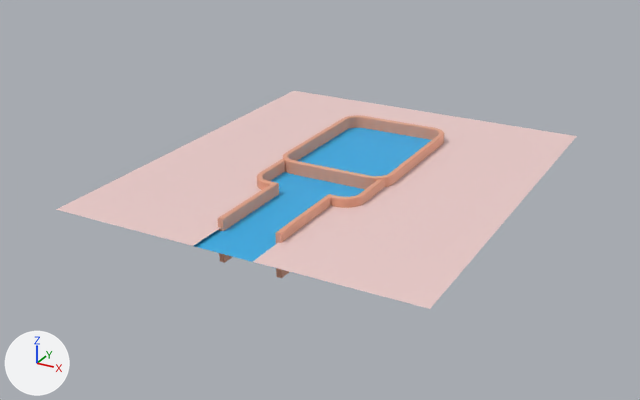
What one commit did to the FBX model Assets/Models/map_2.fbx.
Both versions are drawn from a 50 mm camera at (56.6, -109.5, 49.1) aimed at (-3.7, 0.1, -5.7). The axes (+X, +Y, +Z) are drawn at lower left. The lights are the same throughout. The first picture is the older version.

Names of what the first picture shows: 'ground_2', 'map_bot_2', 'map_top', 'water_surface'.
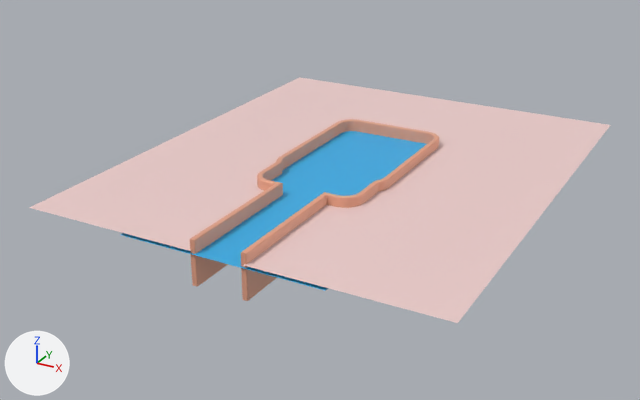
Commit message: Hai update map_2_slot

Diff of the bpy script that builds the scene:
```diff
--- a/Assets/Models/map_2.fbx.py
+++ b/Assets/Models/map_2.fbx.py
@@ me_plane @@
-me_plane.from_pydata(...)  # 4 vertices, 1 face; spans x -14.9..14.9, y -30.5..29.0, z -0.4
-me_plane.vertices[0].co = (-14.9, -30.5, -0.4)  # pixel (129, 229)
-me_plane.vertices[1].co = (14.9, -30.5, -0.4)  # pixel (333, 283)
+me_plane.from_pydata(...)  # 4 vertices, 1 face; spans x -14.9..14.9, y -32.5..29.0, z -0.4
+# me_plane part 2
+me_plane.vertices[0].co = (-14.9, -32.5, -0.4)  # pixel (119, 234)
+me_plane.vertices[1].co = (14.9, -32.5, -0.4)  # pixel (325, 290)
 me_plane.materials.append(mat_water_surface)
@@ me_plane_002 @@
-me_plane_002.from_pydata(...)  # 26 vertices, 2 faces; spans x -27.0..27.0, y -31.2..32.1, z 0.0
-me_plane_002.vertices[0].co = (27.0, -31.2, 0.0)  # pixel (430, 309)
-me_plane_002.vertices[1].co = (27.0, 32.1, 0.0)  # pixel (576, 136)
-me_plane_002.vertices[2].co = (0.0, 32.1, 0.0)  # pixel (424, 111)
-me_plane_002.vertices[3].co = (0.0, 20.1, 0.0)  # pixel (397, 131)
-me_plane_002.vertices[4].co = (6.7, 20.2, 0.0)
-me_plane_002.vertices[5].co = (8.1, 19.6, 0.0)
-me_plane_002.vertices[6].co = (8.6, 18.6, 0.0)
-me_plane_002.vertices[8].co = (4.3, -31.2, 0.0)  # pixel (252, 261)
-me_plane_002.vertices[9].co = (4.3, -11.8, 0.0)
-me_plane_002.vertices[10].co = (6.1, -11.8, 0.0)
-me_plane_002.vertices[12].co = (8.1, -2.7, 0.0)
-me_plane_002.vertices[13].co = (8.7, -1.9, 0.0)  # pixel (389, 185)
-me_plane_002.vertices[14].co = (-27.0, -31.2, 0.0)  # pixel (55, 209)
-me_plane_002.vertices[15].co = (-27.0, 32.1, 0.0)  # pixel (293, 90)
-me_plane_002.vertices[16].co = (-6.7, 20.2, 0.0)
-me_plane_002.vertices[17].co = (-8.1, 19.6, 0.0)
-me_plane_002.vertices[18].co = (-8.6, 18.6, 0.0)
-me_plane_002.vertices[20].co = (-4.3, -31.2, 0.0)  # pixel (193, 246)
-me_plane_002.vertices[21].co = (-4.3, -11.8, 0.0)
-me_plane_002.vertices[22].co = (-6.1, -11.8, 0.0)
-me_plane_002.vertices[24].co = (-8.1, -2.7, 0.0)
-me_plane_002.vertices[25].co = (-8.7, -1.9, 0.0)
+me_plane_002.from_pydata(...)  # 26 vertices, 2 faces; spans x -30.7..30.7, y -32.5..40.6, z 0.0
+# me_plane_002 part 1
+me_plane_002.vertices[0].co = (30.7, -32.5, 0.0)  # pixel (457, 323)
+me_plane_002.vertices[1].co = (30.7, 40.6, 0.0)  # pixel (610, 125)
+me_plane_002.vertices[2].co = (0.0, 40.6, 0.0)  # pixel (442, 99)
+me_plane_002.vertices[3].co = (0.0, 18.3, 0.0)
+me_plane_002.vertices[4].co = (6.7, 18.3, 0.0)
+me_plane_002.vertices[5].co = (8.1, 17.5, 0.0)
+me_plane_002.vertices[6].co = (8.7, 16.2, 0.0)
+me_plane_002.vertices[8].co = (3.9, -32.5, 0.0)  # pixel (243, 265)
+me_plane_002.vertices[9].co = (3.9, -12.0, 0.0)
+me_plane_002.vertices[10].co = (6.1, -11.9, 0.0)
+me_plane_002.vertices[12].co = (8.1, -4.8, 0.0)
+me_plane_002.vertices[13].co = (8.7, -3.4, 0.0)
+me_plane_002.vertices[14].co = (-30.7, -32.5, 0.0)  # pixel (28, 207)
+me_plane_002.vertices[15].co = (-30.7, 40.6, 0.0)  # pixel (299, 77)
+me_plane_002.vertices[16].co = (-6.7, 18.3, 0.0)
+me_plane_002.vertices[17].co = (-8.1, 17.5, 0.0)
+me_plane_002.vertices[18].co = (-8.7, 16.2, 0.0)
+me_plane_002.vertices[20].co = (-3.9, -32.5, 0.0)  # pixel (189, 251)
+me_plane_002.vertices[21].co = (-3.9, -12.0, 0.0)
+me_plane_002.vertices[22].co = (-6.1, -11.9, 0.0)
+me_plane_002.vertices[24].co = (-8.1, -4.8, 0.0)
+me_plane_002.vertices[25].co = (-8.7, -3.4, 0.0)
 me_plane_002.materials.append(mat_ground)
@@ ob_map_bot_2 @@
-ob_map_bot_2 = bpy.data.objects.new('map_bot_2', me_cube_005)
@@ ob_map_top @@
-ob_map_top = bpy.data.objects.new('map_top', me_cube_006)
@@ ob_map_2 @@
+ob_map_2 = bpy.data.objects.new('map_2', me_cube_006_1)  # 676 vertices, 666 faces; spans x -9.1..9.1, y -32.2..18.6, z -5.0..1.4; in mat_map_wall (beige #e7a488)
+ob_map_2.location = (0.0, 0.0, 0.0)
```

Pixel boxes (x1, y1, x2, y2) of what changed, in the pictures (640 x 400 px):
'ground_2', reshaped (11% wider, 13% taller): before (56, 91, 577, 309); after (29, 77, 610, 323)
'water_surface', reshaped: before (134, 128, 431, 282); after (121, 131, 427, 291)
'map_2', added (beige): after (190, 119, 439, 301)
'map_top', deleted (beige): before (283, 115, 444, 189)
'map_bot_2', deleted: before (218, 159, 385, 278)
